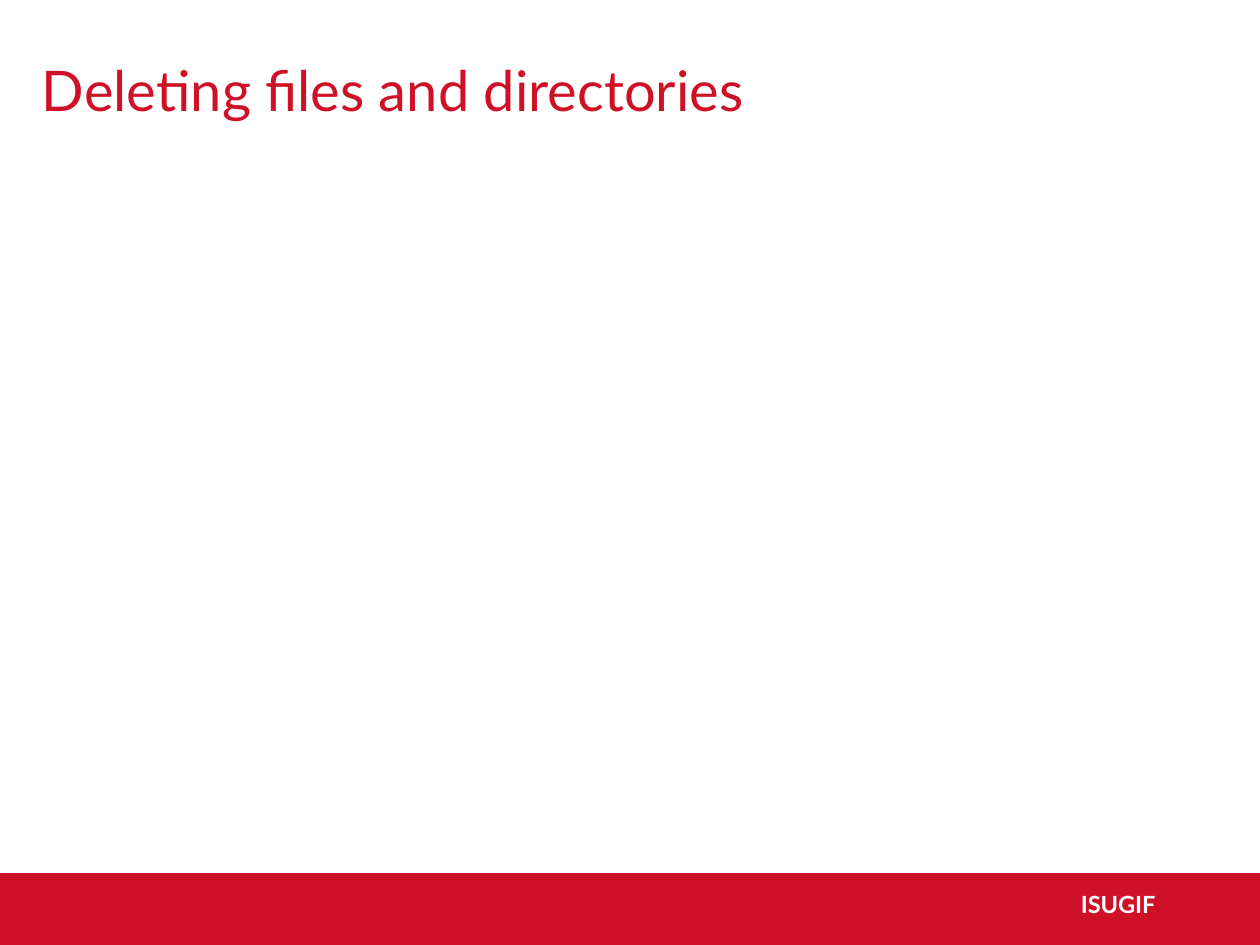
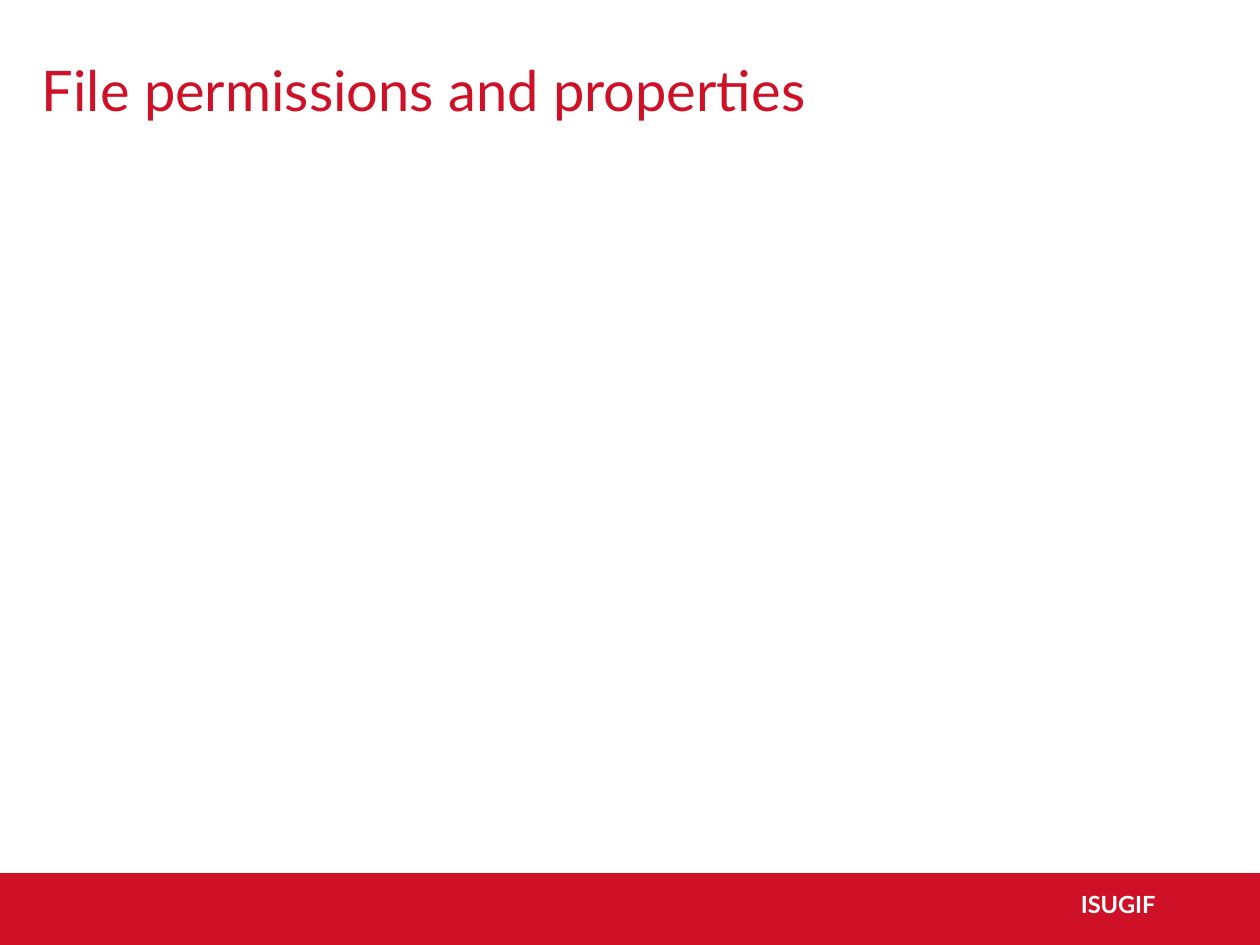
Before and after one commit to ISUgenomics/basic_UNIX_2015, a slide deck: slide 35 of slides_workshop_as.pptx (slide 28 before the commit). Drawn at 1260x945 pixels with LibreOffice and Linux fonts; fonts in the diff are those of the drawing; background and template pictures are left out. Boxes give left, top, right and bottom in pixels: in the first picture for what was removed or moved away, otherwise in the second. Text is boxed around its words. In the diff, an @@ line names an element or a change of style, - is before the commit and + after.

```diff
--- a/slides_workshop_as.pptx
+++ b/slides_workshop_as.pptx
@@ title at bbox=[42, 69, 805, 121]: text changed @@
-Deleting files and directories
+File permissions and properties
```
Also in this commit, not shown: 2 other slides changed, 9 slides added, 6 slides removed.
